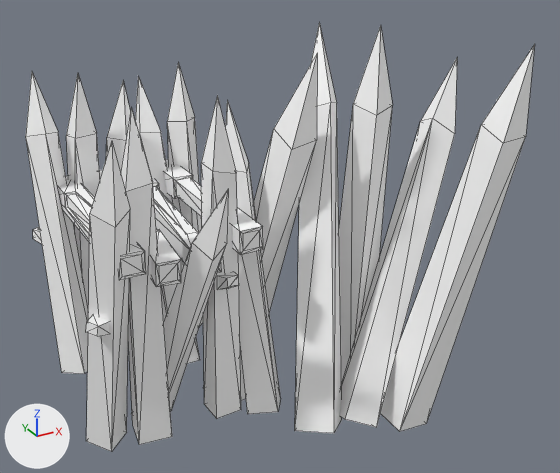
The glTF model assets/synty/simple_fantasy/models/SF_Bld_Goblin_Wall_02.glb as it was, and as the next commit left it.
Rendered twice from a 50 mm lens placed at (-0.0364, -0.1802, 0.1233), pointed at (0.0578, -0.009, 0.0376). Every picture has the same lights, and +X, +Y and +Z are marked at lower left. Mesh edges are drawn as thin lines.

The scene before the commit, as lines of its bpy script (objects in view):
```python
mat_lambert1 = bpy.data.materials.new('lambert1')
mat_lambert1.use_nodes = True; mat_lambert1.node_tree.nodes.clear()
_N = mat_lambert1.node_tree.nodes; _L = mat_lambert1.node_tree.links
n0 = _N.new('ShaderNodeBsdfPrincipled'); n0.name = 'Principled BSDF'
n0.inputs[2].default_value = 0.553  # 'Roughness'
n1 = _N.new('ShaderNodeOutputMaterial'); n1.name = 'Material Output'
n2 = _N.new('ShaderNodeVertexColor'); n2.name = 'Color Attribute'
_L.new(n0.outputs[0], n1.inputs[0])  # 'BSDF' to 'Surface'
_L.new(n2.outputs[0], n0.inputs[0])  # 'Color' to 'Base Color'
me_mesh = bpy.data.meshes.new('Mesh')
me_mesh.from_pydata(...)  # 303 vertices, 464 faces; spans x -0.0021..0.1182, y -0.0519..0.0345, z -0.0166..0.0935
me_mesh.materials.append(mat_lambert1)
ob_sf_bld_goblin_wall_02 = bpy.data.objects.new('SF_Bld_Goblin_Wall_02', me_mesh)
ob_sf_bld_goblin_wall_02.location = (0.0, 0.0, 0.0)
```
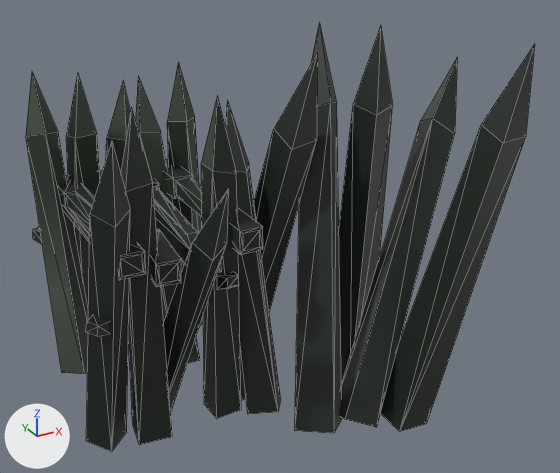
Changed parts and their boxes (x1, y1, x2, y2) in the pictures (560 x 473 px):
'SF_Bld_Goblin_Wall_02', surface changed (white to black): (26, 22, 535, 452) in both

What changed in the scene script:
```text
Add img_undead_footman_01:
    img_undead_footman_01 = load_image('Undead_Footman_01', '_unpacked/Undead_Footman_01', 512, 512, 'sRGB')
Change mat_lambert1:
    add n3 = _N.new('ShaderNodeMix'); n3.name = 'Mix'
    add n3.data_type = 'RGBA'
    add n3.blend_type = 'MULTIPLY'
    add n3.inputs[0].default_value = 1.0  # 'Factor'
    add n4 = _N.new('ShaderNodeTexImage'); n4.name = 'Image Texture'
    add n4.image = img_undead_footman_01
    where n2 = _N.new('ShaderNodeVertexColor'); n2.name = 'Color Attribute'
    where n0 = _N.new('ShaderNodeBsdfPrincipled'); n0.name = 'Principled BSDF'
    remove _L.new(n2.outputs[0], n0.inputs[0])  # 'Color' to 'Base Color'
    add _L.new(n3.outputs[2], n0.inputs[0])  # 'Result' to 'Base Color'
    add _L.new(n2.outputs[0], n3.inputs[7])  # 'Color' to 'B'
    add _L.new(n4.outputs[0], n3.inputs[6])  # 'Color' to 'A'
```
